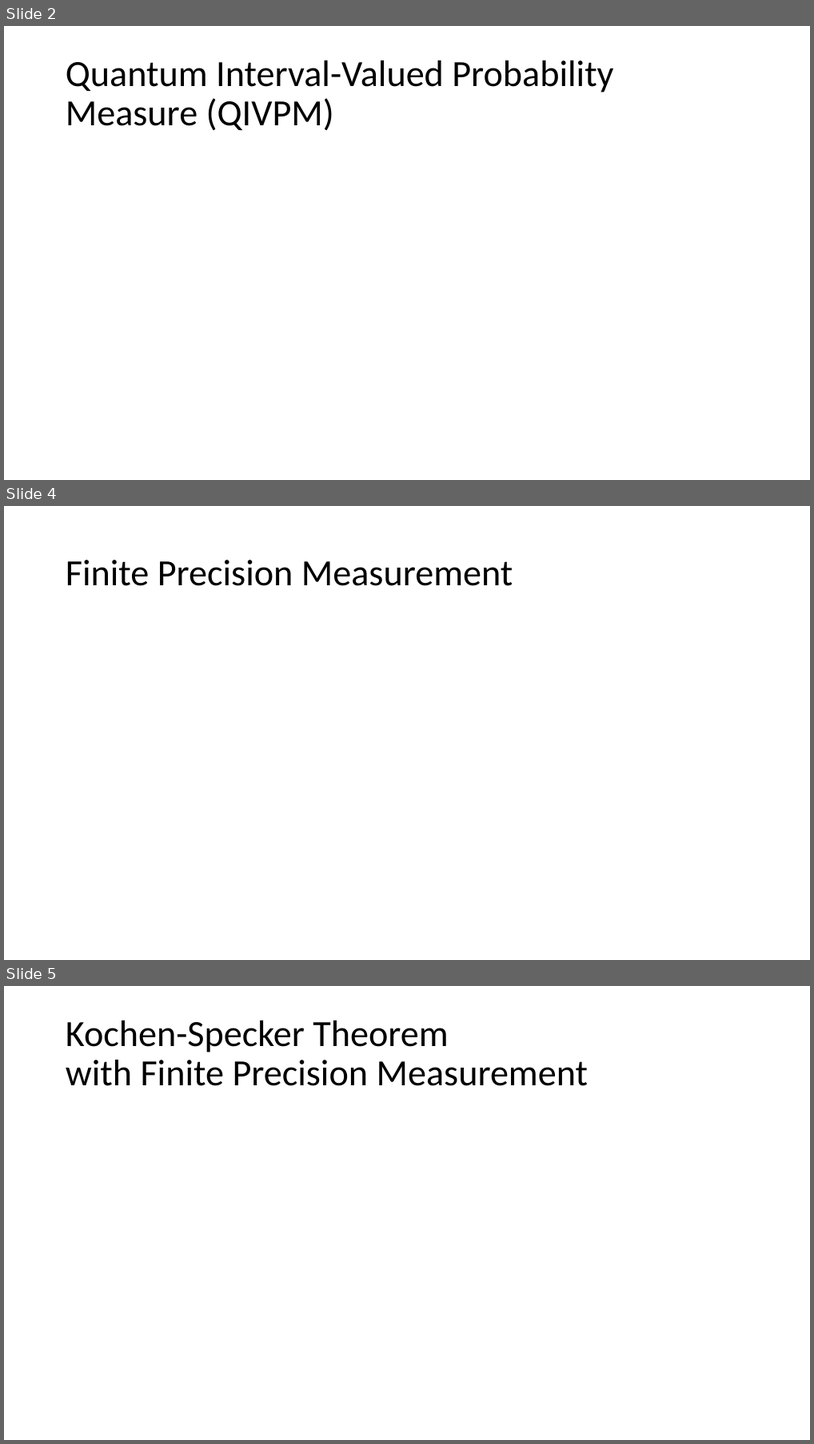
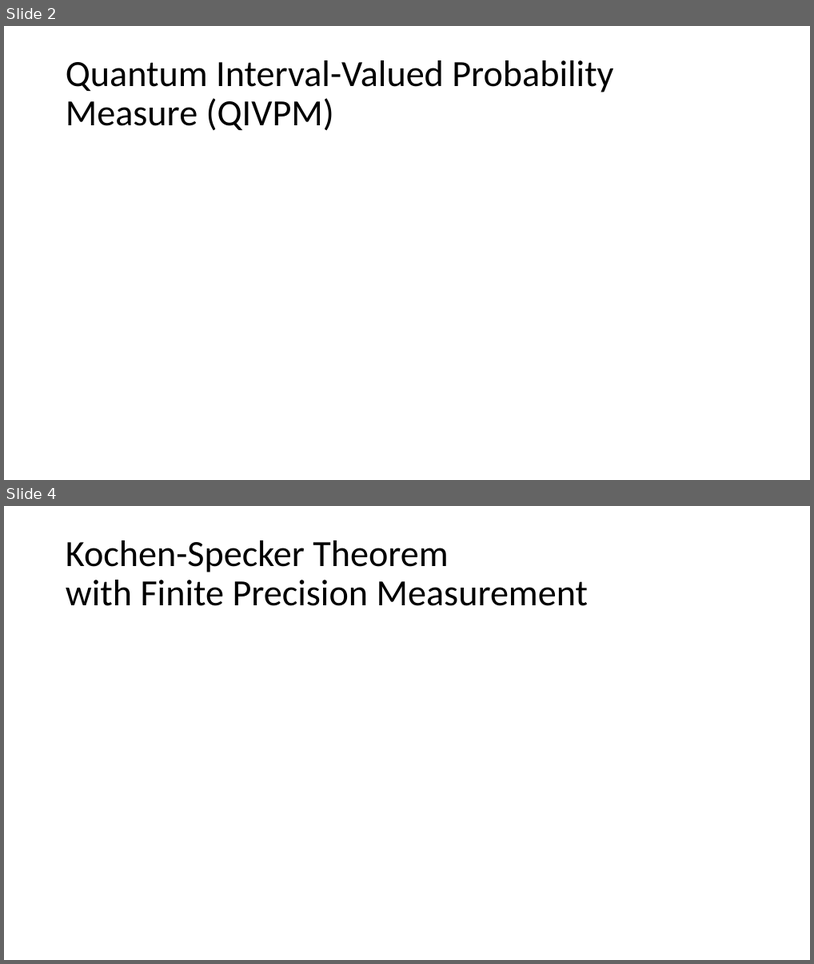
Before and after one commit to yuttai/Contextuality-and-Nonlocality-in-Discrete-Quantum-Theory, a slide deck: Kochen-Specker Theorem in QIVPM.pptx. Shown one above the other, each under a label of ours: slides 2, 4 and 5 before the commit, slides 2 and 4 after it; the slides between them are not shown. The pictures are 814x1444 and 814x964 pixels, drawn with LibreOffice and Linux fonts; fonts in the diff are those of the drawing; grey boxes stand for pictures. Boxes give left, top, right and bottom in pixels: in the first picture for what was removed or moved away, otherwise in the second. Text is boxed around its words. In the diff, an @@ line names an element or a change of style, - is before the commit and + after.

```diff
--- a/Kochen-Specker Theorem in QIVPM.pptx
+++ b/Kochen-Specker Theorem in QIVPM.pptx
@@ slide 4 removed at (4,506,810,960), background #FFFFFF @@
@@ title removed at (66,560,514,586) @@
-Finite Precision Measurement
@@ what was slide 5 is now slide 4 @@
```
Also in this commit, not shown: 1 slide changed, 2 other files.
